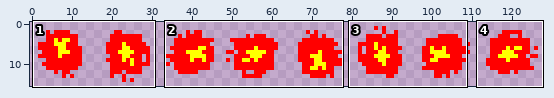
Sprite sheet -- src/components/Projectile/PlayerFireball/assets/fireball.png. Above: a wide view before the commit, with the close-up outlined.
Close-up. As it was:
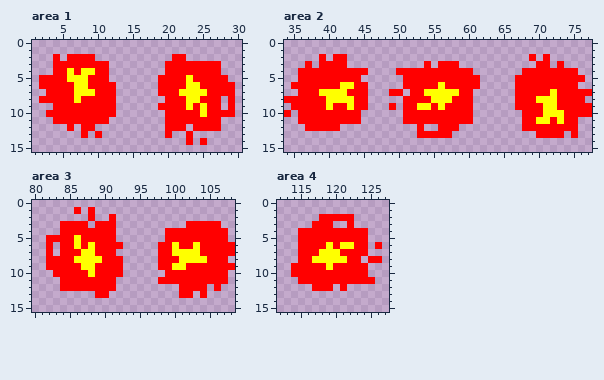
The file is 128x16 pixels. Shown: area 1: x 1..30, y 0..15; area 2: x 34..77, y 0..15; area 3: x 80..108, y 0..15; area 4: x 112..127, y 0..15.
Once edited:
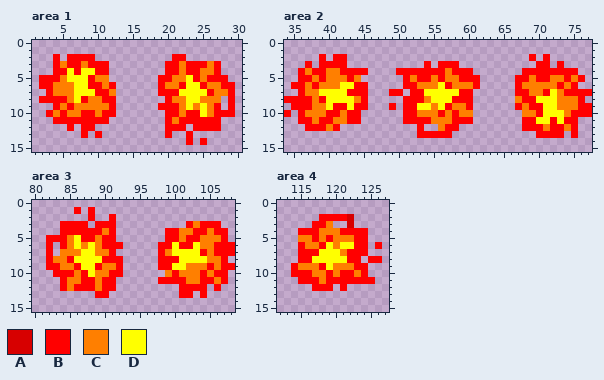
Palette (. is transparent): A #d70000  B #ff0000  C #ff7f00  D #ffff00
The edit:
Area 1:
Colour B becomes colour C in row 3 at x 5, 8, 22 and 26; in row 4 at x 22 and 25 to 26; in row 5 at x 5, 10 to 11, 21 to 22 and 25; in row 6 at x 4 to 6, 11, 20 to 21 and 26 to 27; in row 7 at x 4 to 6, 12 and 27 to 28; in row 8 at x 6, 9 to 10, 21 to 22 and 25 to 27.
Colour B becomes colour C in row 9 at x 5, 7 to 11, 22, 24 and 26; in row 10 at x 4, 6 to 7, 10, 22 and 26; in row 11 at x 21.
Area 2:
Colour B becomes colour C in row 4 at x 37, 40 to 41 and 57; in row 5 at x 38, 40 to 42, 44, 52, 55, 57 to 58, 69, 72 to 73 and 75; in row 6 at x 37, 39 to 41, 53 to 55, 58 to 60, 68 to 72 and 74; in row 7 at x 37 to 38, 69 to 70 and 73; in row 8 at x 38, 44, 54, 67 and 73 to 75; in row 9 at x 38 to 39, 55, 58 to 59, 68 and 73 to 75.
Colour B becomes colour C in row 10 at x 37 to 39, 42, 53 to 55, 57, 59 to 60, 68 to 69 and 74; in row 11 at x 38, 41 to 42 and 55 to 57; in row 12 at x 40, 56, 71 and 74.
Area 3:
Colour B becomes colour C in row 3 at x 103; in row 4 at x 90, 101 to 102 and 105; in row 5 at x 85, 89, 101 and 104 to 106; in row 6 at x 85, 87, 89 and 104 to 105; in row 7 at x 84 to 86, 89 to 90, 99 and 105; in row 8 at x 83 to 84 and 105 to 106.
Colour B becomes colour C in row 9 at x 84 to 85, 90 to 91, 102 to 104 and 106; in row 10 at x 86, 89 to 90, 99, 101 to 103 and 105; in row 11 at x 85 to 86, 89, 102 to 103 and 106; in row 12 at x 85 and 89.
Area 4:
Colour B becomes colour A in rows 2 to 3 at x 122.
Colour B becomes colour C in row 3 at x 119; in row 4 at x 118 to 120; in row 5 at x 115 to 116, 118 and 120 to 122; in row 6 at x 116 to 117 and 120; in row 7 at x 121; in row 9 at x 115 to 117 and 120 to 122.
Colour B becomes colour C in row 10 at x 117 to 118, 120 and 123; in row 11 at x 118.
Changed places in both close-ups, as pixel boxes (x1, y1, x2, y2):
changed: (53, 61, 116, 117)
changed: (165, 61, 228, 124)
changed: (305, 68, 361, 131)
changed: (410, 68, 473, 131)
changed: (515, 75, 578, 131)
changed: (165, 221, 221, 284)
changed: (53, 228, 116, 291)
changed: (298, 214, 361, 284)
